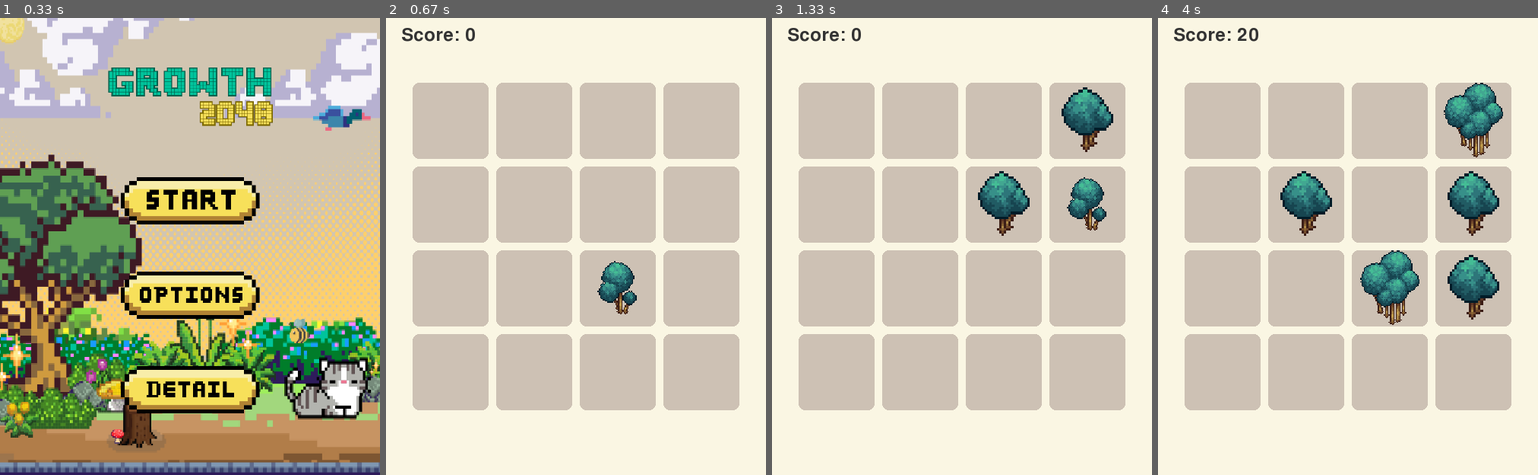
Above: before the commit, frames 1-4 (left to right).
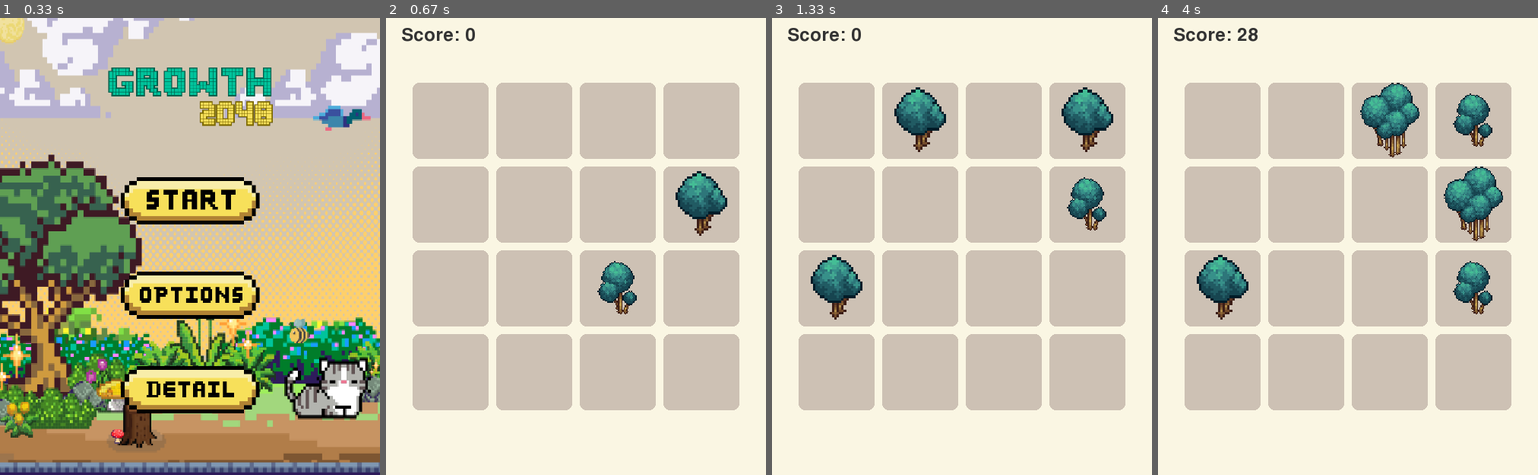
Above: after the commit, the same moments.

Repository: Nadya-167-14/Growth-2048-by-Error-Hunters
Game: pygame game, started from py/main.py
Same seed, same stepped clock (60 frames per second), same inputs: the game is played once before the commit and once after it.
Inputs (mouse positions are in pixels of both pictures, inside the frame that each line leads up to):
- Up to frame 1 (0.33 s): no input
- Up to frame 2 (0.67 s): click (576, 200) at 0.38 s
- Up to frame 3 (1.33 s): hold Right 0.67-1.13 s; move the mouse to (946, 264) at 0.7 s; hold Up from 1.17 s (still down)
- Up to frame 4 (4 s): release Up at 1.47 s; hold Right 1.5-1.97 s; hold Left 2-2.53 s; hold Down 2.57-2.87 s; hold Left 2.9-3.3 s; hold Up 3.33-3.7 s; hold Right from 3.73 s (still down)

Frame 1 is identical in both runs. In frame 2, 1.1% of the frame differs, in the area x 76-90%, y 33-48%; in frame 3, 3.3%; in frame 4, 8.5%, in the area x 10-91%, y 2-68%.

Commit message:
Update game.py

Diff:
--- a/py/game.py
+++ b/py/game.py
@@ -1,7 +1,5 @@
 import random
 from animation import TileAnimation
-
-GRID_SIZE = 4
 
 class Tile:
     def __init__(self, row, col, value):
@@ -20,13 +18,21 @@
 
 class Game2048:
     def __init__(self):
+        self.grid_size = 4 # Didefinisikan sebagai properti instance
         self.tiles = []
         self.score = 0
-        self.matrix = [[None]*GRID_SIZE for _ in range(GRID_SIZE)]
+        self.matrix = [[None]*self.grid_size for _ in range(self.grid_size)]
+        self.active_powerup = None
+        self.add_new_tile()
         self.add_new_tile()
 
+        self.TILE_SIZE = 100
+        self.TILE_SPACING = 10
+        self.BOARD_X_OFFSET = 50
+        self.BOARD_Y_OFFSET = 150
+
     def add_new_tile(self):
-        empty = [(i, j) for i in range(GRID_SIZE) for j in range(GRID_SIZE) if self.matrix[i][j] is None]
+        empty = [(i, j) for i in range(self.grid_size) for j in range(self.grid_size) if self.matrix[i][j] is None]
         if empty:
             i, j = random.choice(empty)
             value = 4 if random.random() > 0.9 else 2
@@ -45,14 +51,14 @@
             new_mat = []
             for row in mat:
                 new_row = [tile for tile in row if tile is not None]
-                new_row += [None] * (GRID_SIZE - len(new_row))
+                new_row += [None] * (self.grid_size - len(new_row))
                 new_mat.append(new_row)
             return new_mat
 
         def merge(mat):
             score_gained = 0
-            for i in range(GRID_SIZE):
-                for j in range(GRID_SIZE - 1):
+            for i in range(self.grid_size):
+                for j in range(self.grid_size - 1):
                     a, b = mat[i][j], mat[i][j + 1]
                     if a and b and a.value == b.value:
                         a.value *= 2
@@ -95,8 +101,8 @@
             mat = reverse(mat)
 
         new_positions = {}
-        for i in range(GRID_SIZE):
-            for j in range(GRID_SIZE):
+        for i in range(self.grid_size):
+            for j in range(self.grid_size):
                 tile = mat[i][j]
                 if tile:
                     new_positions[tile] = (i, j)
@@ -108,8 +114,8 @@
         self.matrix = mat
         self.score += score_this_move
 
-        for i in range(GRID_SIZE):
-            for j in range(GRID_SIZE):
+        for i in range(self.grid_size):
+            for j in range(self.grid_size):
                 tile = self.matrix[i][j]
                 if tile:
                     tile.set_position(i, j)
@@ -119,15 +125,51 @@
             self.add_new_tile()
 
     def is_game_over(self):
-        for i in range(GRID_SIZE):
-            for j in range(GRID_SIZE):
+        for i in range(self.grid_size):
+            for j in range(self.grid_size):
                 tile = self.matrix[i][j]
                 if tile is None:
                     return False
-                if j + 1 < GRID_SIZE and self.matrix[i][j + 1] is not None:
+                if j + 1 < self.grid_size and self.matrix[i][j + 1] is not None:
                     if tile.value == self.matrix[i][j + 1].value:
                         return False
-                if i + 1 < GRID_SIZE and self.matrix[i + 1][j] is not None:
+                if i + 1 < self.grid_size and self.matrix[i + 1][j] is not None:
                     if tile.value == self.matrix[i + 1][j].value:
                         return False
         return True
+
+    def get_board_coords(self, mouse_pos):
+        mouse_x, mouse_y = mouse_pos
+
+        total_board_width = self.grid_size * self.TILE_SIZE + (self.grid_size + 1) * self.TILE_SPACING
+        total_board_height = self.grid_size * self.TILE_SIZE + (self.grid_size + 1) * self.TILE_SPACING
+
+        if not (self.BOARD_X_OFFSET <= mouse_x <= self.BOARD_X_OFFSET + total_board_width and
+                self.BOARD_Y_OFFSET <= mouse_y <= self.BOARD_Y_OFFSET + total_board_height):
+            return None, None
+
+        relative_x = mouse_x - self.BOARD_X_OFFSET
+        relative_y = mouse_y - self.BOARD_Y_OFFSET
+
+        col = -1
+        current_x = 0
+        for c_idx in range(self.grid_size):
+            current_x += self.TILE_SPACING
+            if relative_x >= current_x and relative_x < current_x + self.TILE_SIZE:
+                col = c_idx
+                break
+            current_x += self.TILE_SIZE
+
+        row = -1
+        current_y = 0
+        for r_idx in range(self.grid_size):
+            current_y += self.TILE_SPACING
+            if relative_y >= current_y and relative_y < current_y + self.TILE_SIZE:
+                row = r_idx
+                break
+            current_y += self.TILE_SIZE
+
+        if row != -1 and col != -1:
+            return row, col
+        else:
+            return None, None
